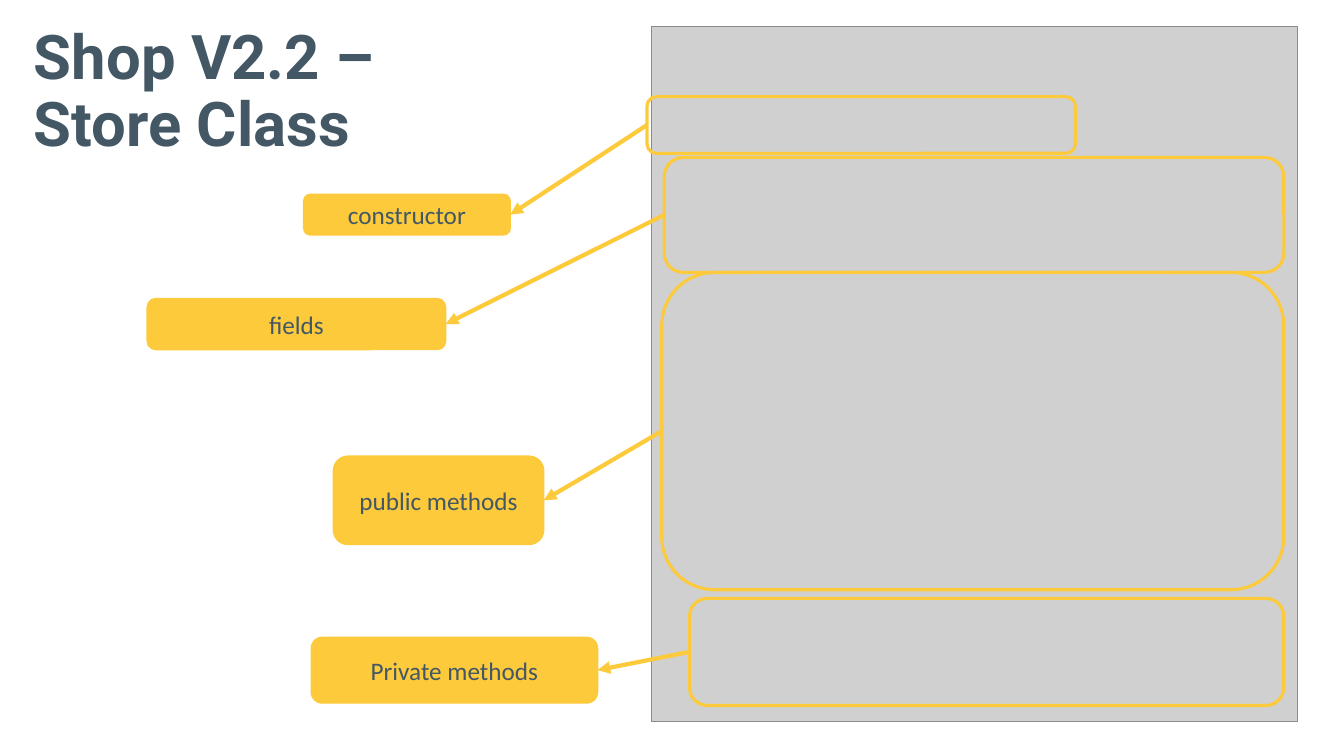
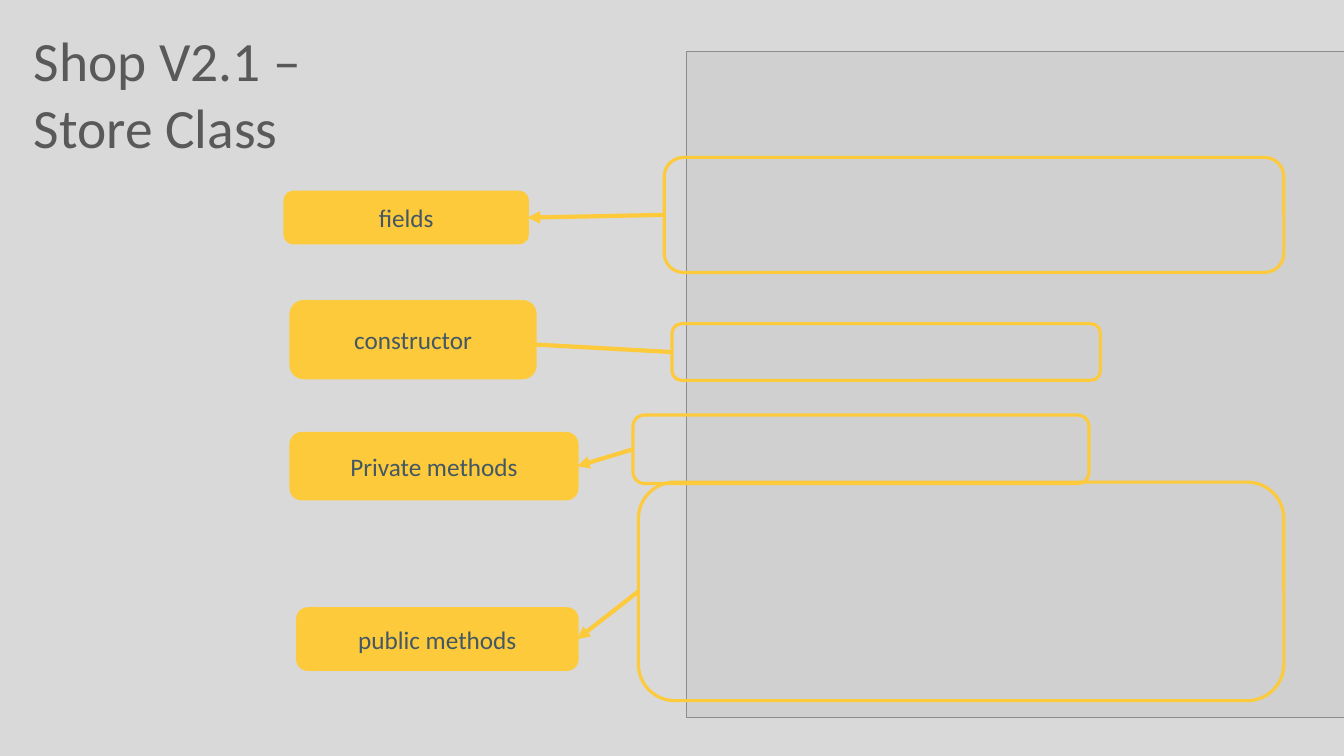
Before and after one commit to Programming-Fundamentals-SETU/prog-fund-1-sept-25, a slide deck: slide 2 of topic08-arrays-of-objects/unit-1/talk-4-array-store/a-array-store.pptx. Drawn at 1344x756 pixels with LibreOffice and Linux fonts; fonts in the diff are those of the drawing; grey boxes stand for pictures. Boxes give left, top, right and bottom in pixels: in the first picture for what was removed or moved away, otherwise in the second. Text is boxed around its words. In the diff, an @@ line names an element or a change of style, - is before the commit and + after.

```diff
--- a/topic08-arrays-of-objects/unit-1/talk-4-array-store/a-array-store.pptx
+++ b/topic08-arrays-of-objects/unit-1/talk-4-array-store/a-array-store.pptx
@@ background #FFFFFF to #D9D9D9 @@
@@ title at bbox=[34, 42, 277, 149]: text changed; size 44 to 39.6 pt; font Roboto to Calibri; text colour #435765 to #595959; bold off @@
-Shop V2.2 –
-Store Class
+Shop V2.1 –
+Store Class
@@ picture: place and size @@
-picture at bbox=[651, 26, 1298, 722]
+picture at bbox=[687, 51, 1344, 717]
@@ rounded rectangle "fields": place and size @@
-rounded rectangle "fields" at bbox=[147, 298, 446, 350]
+rounded rectangle "fields" at bbox=[285, 193, 528, 244]
@@ arrow moved from (664, 215) - (446, 325) to (664, 215) - (527, 218) @@
@@ rounded rectangle "constructor": place and size @@
-rounded rectangle "constructor" at bbox=[303, 195, 510, 235]
+rounded rectangle "constructor" at bbox=[291, 301, 535, 378]
@@ rounded rectangle: place and size @@
-rounded rectangle at bbox=[647, 97, 1076, 153]
+rounded rectangle at bbox=[673, 324, 1101, 380]
@@ arrow moved from (647, 125) - (510, 215) to (673, 352) - (509, 343) @@
@@ rounded rectangle: place and size @@
-rounded rectangle at bbox=[690, 599, 1285, 706]
+rounded rectangle at bbox=[633, 415, 1089, 484]
@@ outline #FCCA3A 1 pt to #FCCA3A 2 pt in 4 elements at bbox=[291, 301, 535, 378], bbox=[297, 609, 577, 669], bbox=[285, 193, 528, 244], bbox=[291, 434, 578, 499] @@
@@ rounded rectangle "Private methods": place and size @@
-rounded rectangle "Private methods" at bbox=[312, 637, 598, 703]
+rounded rectangle "Private methods" at bbox=[291, 434, 578, 499]
@@ arrow moved from (690, 652) - (598, 670) to (633, 450) - (578, 466) @@
@@ rounded rectangle: place and size @@
-rounded rectangle at bbox=[662, 272, 1285, 590]
+rounded rectangle at bbox=[638, 482, 1284, 701]
@@ arrow moved from (662, 432) - (543, 500) to (638, 592) - (578, 639) @@
@@ rounded rectangle "public methods": place and size @@
-rounded rectangle "public methods" at bbox=[334, 457, 544, 545]
+rounded rectangle "public methods" at bbox=[297, 609, 577, 669]
```
Also in this commit, not shown: 9 other slides changed, 3 slides added, 25 other files.
